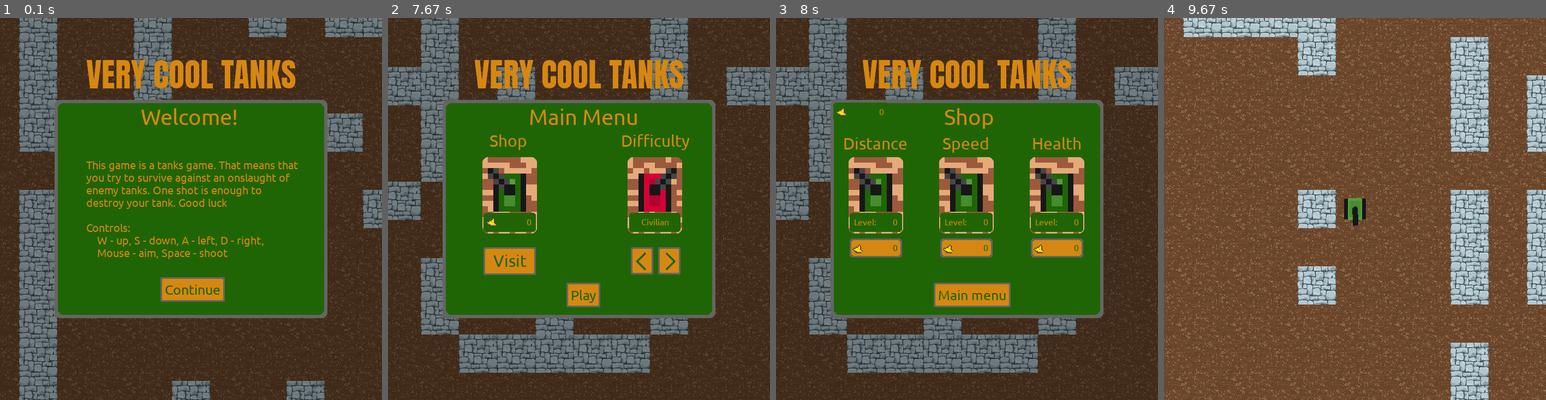
Above: before the commit, frames 1-4 (left to right).
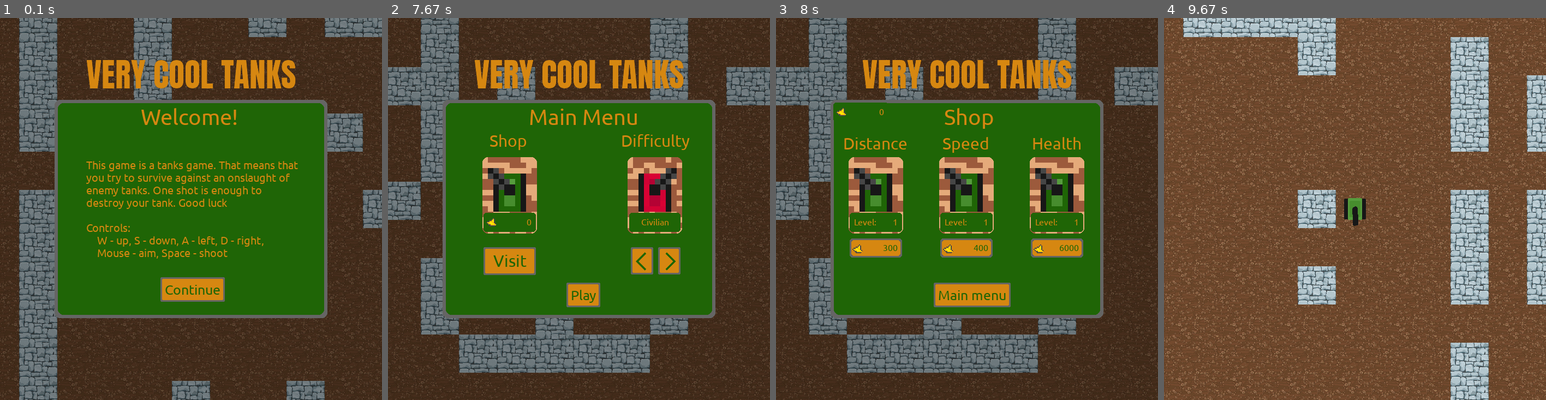
Above: after the commit, the same moments.

Repository: Camleaf/ICS3U
Game: pygame game, started from U3/main.py
Two runs of this game, one before a commit and one after it. Both use one fixed random seed, a clock stepped at 60 frames per second and the inputs below.
Inputs (mouse positions are in pixels of both pictures, inside the frame that each line leads up to):
- Up to frame 1 (0.1 s): no input
- Up to frame 2 (7.67 s): click (579, 289) at 0.38 s; click (582, 293) at 0.72 s; hold D 1-1.47 s; move the mouse to (701, 197) at 1.03 s; hold W 1.5-1.8 s; move the mouse to (487, 212) at 1.53 s; hold D 1.83-2.3 s; move the mouse to (460, 151) at 1.87 s; hold A 2.33-2.87 s; move the mouse to (636, 75) at 2.37 s; hold S 2.9-3.2 s; move the mouse to (624, 243) at 2.93 s; tap Space at 3.23 s; hold A 3.57-3.97 s; move the mouse to (441, 197) at 3.6 s; hold W 4-4.37 s; move the mouse to (582, 251) at 4.03 s; hold D 4.4-5.03 s; move the mouse to (567, 144) at 4.43 s; click (582, 293) at 5.12 s; click (670, 262) at 5.45 s; click (640, 262) at 6.58 s
- Up to frame 3 (8 s): click (898, 262) at 7.72 s
- Up to frame 4 (9.67 s): click (1458, 251) at 8.05 s; click (1358, 293) at 9.18 s; click (1358, 293) at 9.52 s

Frames 1-2 are identical in both runs. In frame 3, 0.1% of the frame differs, in the area x 28-80%, y 52-61%; in frame 4, nothing differs.

Commit message:
continue shop NOT DONE YET

Diff:
--- a/U3/utils/menu/frames.py
+++ b/U3/utils/menu/frames.py
@@ -343,18 +343,18 @@
     x_gap = 166
     coords = [[(x+x_gap*i,y) for x,y in start_coord] for i in range(3)]
     fl = [
-        ['Distance', os.path.join(os.getcwd(),'assets','images','Shop.png'), coords[0]],
-        ['Speed', os.path.join(os.getcwd(),'assets','images','Shop.png'), coords[1]],
-        ['Health', os.path.join(os.getcwd(),'assets','images','Shop.png'), coords[2]],
+        ['Distance', os.path.join(os.getcwd(),'assets','images','Shop.png'), coords[0], 300],
+        ['Speed', os.path.join(os.getcwd(),'assets','images','Shop.png'), coords[1], 400],
+        ['Health', os.path.join(os.getcwd(),'assets','images','Shop.png'), coords[2], 6000],
     ]
-    for cost_ID, image_link, coords in fl:
+    for cost_ID, image_link, coords, price in fl:
         image = mu.Image(window, image_path=image_link, width=100, height=140)
         window.pack(image, coords[0], ID=cost_ID+"Image")
 
-        label = mu.Button(window,
-                        command=menu.switch_frame, # change this later
-                        args= ("shop",),
-                        text = "0",
+        button = mu.Button(window,
+                        command=menu.upgrade, # change this later
+                        args= (cost_ID,),
+                        text = str(price),
                         text_centre='right',
                         width=80,
                         text_size=16,
@@ -362,14 +362,15 @@
                         border_width=3,
                         background_color=LIGHT_ORANGE
         )
-        window.pack(label, coords[1], ID=cost_ID+"Cost")
+        window.pack(button, coords[1], ID=cost_ID+"Cost")
+        print(button.type)
         image = mu.Image(window, image_path=os.path.join(os.getcwd(),'assets','images','Gold.png'),width=20,height=20)
         window.pack(image, coords[2], ID=cost_ID+"GoldImage")
 
         window.create_link(cost_ID+"Cost", linked_id=cost_ID+"GoldImage", backward=False)
 
         label = mu.Label(window,
-                        text = "0",
+                        text = "1",
                         text_centre='right',
                         width=80,
                         text_size=16,
--- a/U3/utils/menu/main.py
+++ b/U3/utils/menu/main.py
@@ -72,6 +72,22 @@
         self.window.update_stat(ID, text=text)
         self.window.update_surf(ID, bg_color, update_bg)
 
+    def upgrade(self, up_type:str):
+
+        cost = int(self.window.return_state(up_type+"Cost").text)
+        level = int(self.window.return_state(up_type+"LevelNum").text)
+
+        if cost > self.c.gold:
+            return False
+
+        self.update_text(ID=up_type+"Cost", text=str(cost*2), update_bg=False)
+        self.update_text(ID=up_type+"LevelNum", text=str(level+1), update_bg=False)
+        self.c.gold -= cost
+        self.update_gold_count()
+
+        # actually add upgrade
+        return False
+
 
     def set_difficulty(self, increment:bool=False):
         """Sets the difficulty with a min of 1 and a max of 7. Can increment or decrement"""
